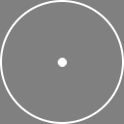
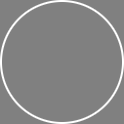
Two versions of the same layered image (124×124). Layer-by-layer changes:
painted on "Background" over [57, 57, 67, 67]
